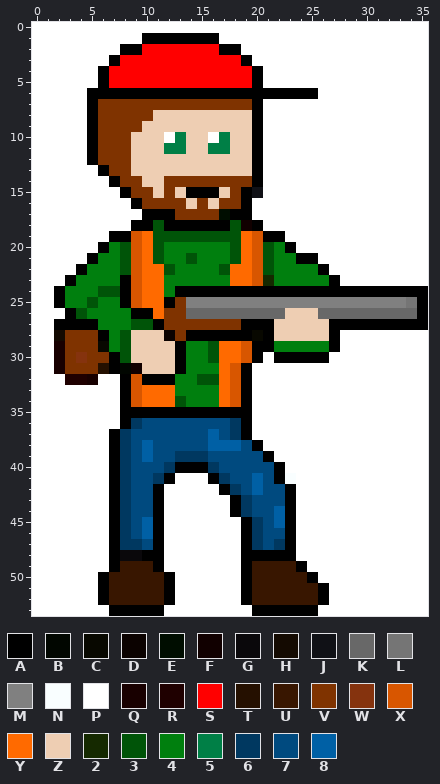
A pixel-art sprite gets an edit: GeoIdle.png. The first picture shows the starting point.
The file is 36x54 pixels. Colours within 5 levels of each other are drawn and written as one.
Palette (. is transparent): A #000000  B #010600  C #080800  D #0b0200  E #000d00  F #110000  G #0a080b  H #140a01  J #101116  K #686868  L #757575  M #808080  N #f9feff  P #ffffff  Q #180000  R #1f0000  S #ff0000  T #251000  U #381600  V #7f3300  W #85330e  X #d85600  Y #ff6a00  Z #eeceb3  2 #152900  3 #005408  4 #007f0e  5 #007f46  6 #003860  7 #004a7f  8 #0060a5
Pixels before, first column x 0:
 0 PPPPPPPPPPPPPPPPPPPPPPPPPPPPPPPPPPPP
 1 PPPPPPPPPPAAAAAAAPPPPPPPPPPPPPPPPPPP
 2 PPPPPPPPAASSSSSSSAAPPPPPPPPPPPPPPPPP
 3 PPPPPPPASSSSSSSSSSSAPPPPPPPPPPPPPPPP
 4 PPPPPPASSSSSSSSSSSSSAPPPPPPPPPPPPPPP
 5 PPPPPPASSSSSSSSSSSSSAPPPPPPPPPPPPPPP
 6 PPPPPAAAAAAAAAAAAAAAAAAAAAPPPPPPPPPP
 7 PPPPPAVVVVVVVVVVVVVVAPPPPPPPPPPPPPPP
 8 PPPPPAVVVVVZZZZZZZZZAPPPPPPPPPPPPPPP
 9 PPPPPAVVVVZZZZZZZZZZAPPPPPPPPPPPPPPP
10 PPPPPAVVVZZZP5ZZP5ZZAPPPPPPPPPPPPPPP
11 PPPPPAVVVZZZ55ZZ55ZZAPPPPPPPPPPPPPPP
12 PPPPPAVVVZZZZZZZZZZZAPPPPPPPPPPPPPPP
13 PPPPPPAVVZZZZZZZZZZZAPPPPPPPPPPPPPPP
14 PPPPPPPAVVZZVVVVVVVVAPPPPPPPPPPPPPPP
15 PPPPPPPPAVVZVZAAAZVAJPPPPPPPPPPPPPPP
16 PPPPPPPPPAVVVVZVZVVAPPPPPPPPPPPPPPPP
17 PPPPPPPPPPAAAVVVVEAAPPPPPPPPPPPPPPPP
18 PPPPPPPPPAA3AAAAAA3FAPPPPPPPPPPPPPPP
19 PPPPPPPAAXY33333333YXAAPPPPPPPPPPPPP
20 PPPPPPA43XY34444443YX34APPPPPPPPPPPP
21 PPPPPA443XY34434443YX344AAPPPPPPPPPP
22 PPPPA4443XYY344443YYX34444APPPPPPPPP
23 PPPA4444AXYY444444YYX244444APPPPPPPP
24 PPA44433AXYY4AAAAAAAAAAAAAAAAAAAAAAA
25 PPA44344AXYYAVMMMMMMMMMMMMMMMMMMMMLA
26 PPPA34444AAYVVKKKKKKKKKZZZKKKKKKKKKA
27 PPAAAA44433AVVVVVVVAAAZZZZZAAAAAAAAA
28 PPHVVVA43ZZZDVAAAAAACAZZZZZAPPPPPPPP
29 PPQVVVC43ZZZZA443YYXAA44444APPPPPPPP
30 PPQVWVVA3ZZZZA443YYXAPAAAAAPPPPPPPPP
31 PPQVVVTABFZZZA444YXAPPPPPPPPPPPPPPPP
32 PPPRRQPPAXAAA4433YXAPPPPPPPPPPPPPPPP
33 PPPPPPPPAXYYY4444YXAPPPPPPPPPPPPPPPP
34 PPPPPPPPAXYYY3444YXAPPPPPPPPPPPPPPPP
35 PPPPPPPPAAAAAAAAAAAAPPPPPPPPPPPPPPPP
36 PPPPPPPPA6777777776APPPPPPPPPPPPPPPP
37 PPPPPPPA67777777876APPPPPPPPPPPPPPPP
38 PPPPPPPA678777778887APPPPPPPPPPPPPPP
39 PPPPPPPA6787766677777APPPPPPPPPPPPPP
40 PPPPPPPA67776AAA677777APPPPPPPPPPPPP
41 PPPPPPPA6776APPPA67787ANPPPPPPPPPPPP
42 PPPPPPPA677APPPPPA67877APPPPPPPPPPPP
43 PPPPPPPA677APPPPPPA6777APPPPPPPPPPPP
44 PPPPPPPA677APPPPPPA6778APPPPPPPPPPPP
45 PPPPPPPA678APPPPPPPA678APPPPPPPPPPPP
46 PPPPPPPA678APPPPPPPA677APPPPPPPPPPPP
47 PPPPPPPA667APPPPPPPA676APPPPPPPPPPPP
48 PPPPPPPAGGAAPPPPPPPAAAAAPPPPPPPPPPPP
49 PPPPPPPAUUUAPPPPPPPAUUUUAPPPPPPPPPPP
50 PPPPPPAUUUUUAPPPPPPAUUUUUAPPPPPPPPPP
51 PPPPPPAUUUUUAPPPPPPAUUUUUUAPPPPPPPPP
52 PPPPPPAUUUUUAPPPPPPAUUUUUUAPPPPPPPPP
53 PPPPPPPAAAAAPPPPPPPPAAAAAAPPPPPPPPPP
After the commit:
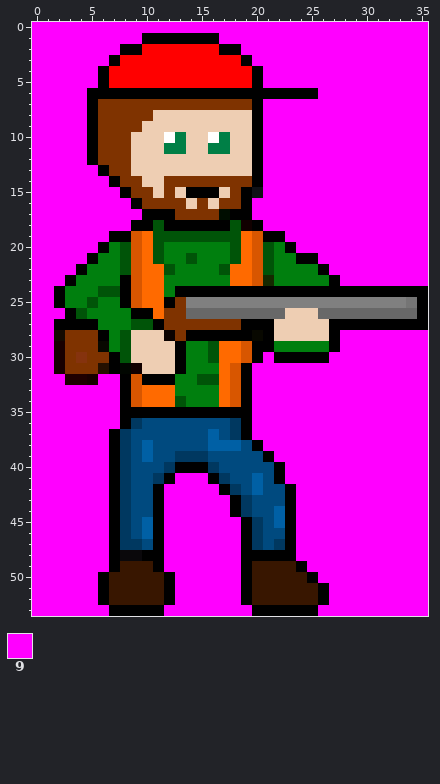
Colours new in this view: 9 #ff00ff
Difference:
y 0: x 0..35 PPPPPPPPPPPPPPPPPPPPPPPPPPPPPPPPPPPP -> 999999999999999999999999999999999999
y 1: x 0..9 PPPPPPPPPP -> 9999999999; x 17..35 PPPPPPPPPPPPPPPPPPP -> 9999999999999999999
y 2: x 0..7 PPPPPPPP -> 99999999; x 19..35 PPPPPPPPPPPPPPPPP -> 99999999999999999
y 3: x 0..6 PPPPPPP -> 9999999; x 20..35 PPPPPPPPPPPPPPPP -> 9999999999999999
y 4..5: x 0..5 PPPPPP -> 999999; x 21..35 PPPPPPPPPPPPPPP -> 999999999999999
y 6: x 0..4 PPPPP -> 99999; x 26..35 PPPPPPPPPP -> 9999999999
y 7..12: x 0..4 PPPPP -> 99999; x 21..35 PPPPPPPPPPPPPPP -> 999999999999999
y 13: x 0..5 PPPPPP -> 999999; x 21..35 PPPPPPPPPPPPPPP -> 999999999999999
y 14: x 0..6 PPPPPPP -> 9999999; x 21..35 PPPPPPPPPPPPPPP -> 999999999999999
y 15: x 0..7 PPPPPPPP -> 99999999; x 21..35 PPPPPPPPPPPPPPP -> 999999999999999
y 16: x 0..8 PPPPPPPPP -> 999999999; x 20..35 PPPPPPPPPPPPPPPP -> 9999999999999999
y 17: x 0..9 PPPPPPPPPP -> 9999999999; x 20..35 PPPPPPPPPPPPPPPP -> 9999999999999999
y 18: x 0..8 PPPPPPPPP -> 999999999; x 21..35 PPPPPPPPPPPPPPP -> 999999999999999
y 19: x 0..6 PPPPPPP -> 9999999; x 23..35 PPPPPPPPPPPPP -> 9999999999999
y 20: x 0..5 PPPPPP -> 999999; x 24..35 PPPPPPPPPPPP -> 999999999999
y 21: x 0..4 PPPPP -> 99999; x 26..35 PPPPPPPPPP -> 9999999999
y 22: x 0..3 PPPP -> 9999; x 27..35 PPPPPPPPP -> 999999999
y 23: x 0..2 PPP -> 999; x 28..35 PPPPPPPP -> 99999999
y 24..25: x 0..1 PP -> 99
y 26: x 0..2 PPP -> 999
y 27: x 0..1 PP -> 99
y 28..29: x 0..1 PP -> 99; x 28..35 PPPPPPPP -> 99999999
y 30: x 0..1 PP -> 99; x 21 P -> 9; x 27..35 PPPPPPPPP -> 999999999
y 31: x 0..1 PP -> 99; x 20..35 PPPPPPPPPPPPPPPP -> 9999999999999999
y 32: x 0..2 PPP -> 999; x 6..7 PP -> 99; x 20..35 PPPPPPPPPPPPPPPP -> 9999999999999999
y 33..36: x 0..7 PPPPPPPP -> 99999999; x 20..35 PPPPPPPPPPPPPPPP -> 9999999999999999
y 37: x 0..6 PPPPPPP -> 9999999; x 20..35 PPPPPPPPPPPPPPPP -> 9999999999999999
y 38: x 0..6 PPPPPPP -> 9999999; x 21..35 PPPPPPPPPPPPPPP -> 999999999999999
y 39: x 0..6 PPPPPPP -> 9999999; x 22..35 PPPPPPPPPPPPPP -> 99999999999999
y 40: x 0..6 PPPPPPP -> 9999999; x 23..35 PPPPPPPPPPPPP -> 9999999999999
y 41: x 0..6 PPPPPPP -> 9999999; x 13..15 PPP -> 999; x 23..35 NPPPPPPPPPPPP -> 9999999999999
y 42: x 0..6 PPPPPPP -> 9999999; x 12..16 PPPPP -> 99999; x 24..35 PPPPPPPPPPPP -> 999999999999
y 43..44: x 0..6 PPPPPPP -> 9999999; x 12..17 PPPPPP -> 999999; x 24..35 PPPPPPPPPPPP -> 999999999999
y 45..48: x 0..6 PPPPPPP -> 9999999; x 12..18 PPPPPPP -> 9999999; x 24..35 PPPPPPPPPPPP -> 999999999999
y 49: x 0..6 PPPPPPP -> 9999999; x 12..18 PPPPPPP -> 9999999; x 25..35 PPPPPPPPPPP -> 99999999999
y 50: x 0..5 PPPPPP -> 999999; x 13..18 PPPPPP -> 999999; x 26..35 PPPPPPPPPP -> 9999999999
y 51..52: x 0..5 PPPPPP -> 999999; x 13..18 PPPPPP -> 999999; x 27..35 PPPPPPPPP -> 999999999
y 53: x 0..6 PPPPPPP -> 9999999; x 12..19 PPPPPPPP -> 99999999; x 26..35 PPPPPPPPPP -> 9999999999
Boxes around the changes in both pictures, in picture pixels (x1, y1, x2, y2):
changed: (32, 22, 428, 616)
